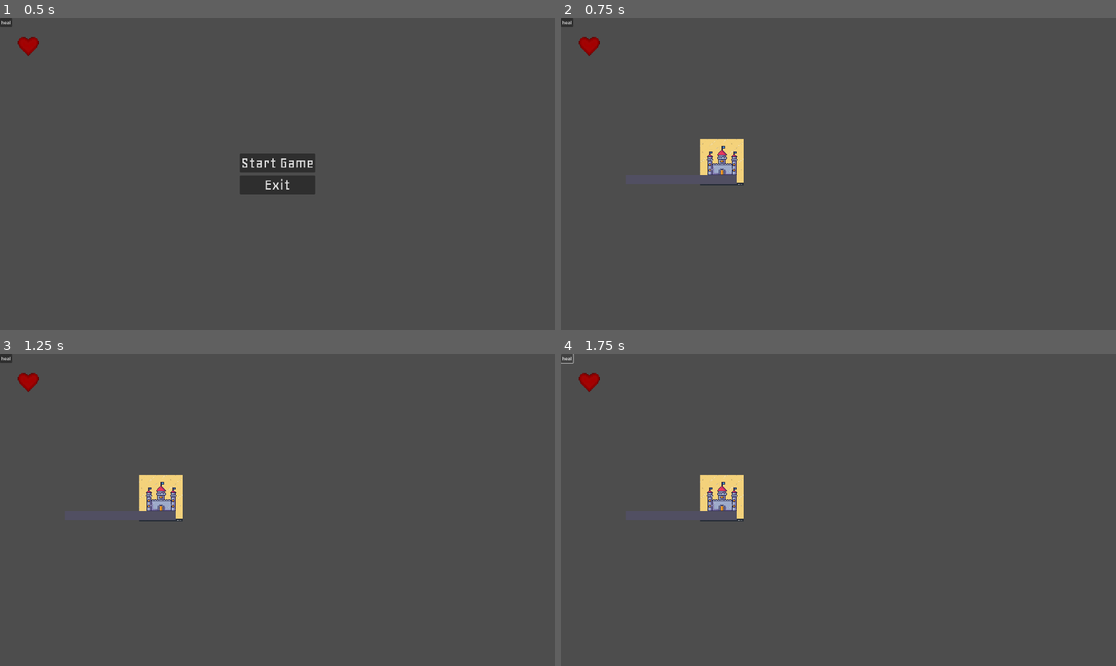
Above: before the commit, frames 1-4 (two rows, left to right).
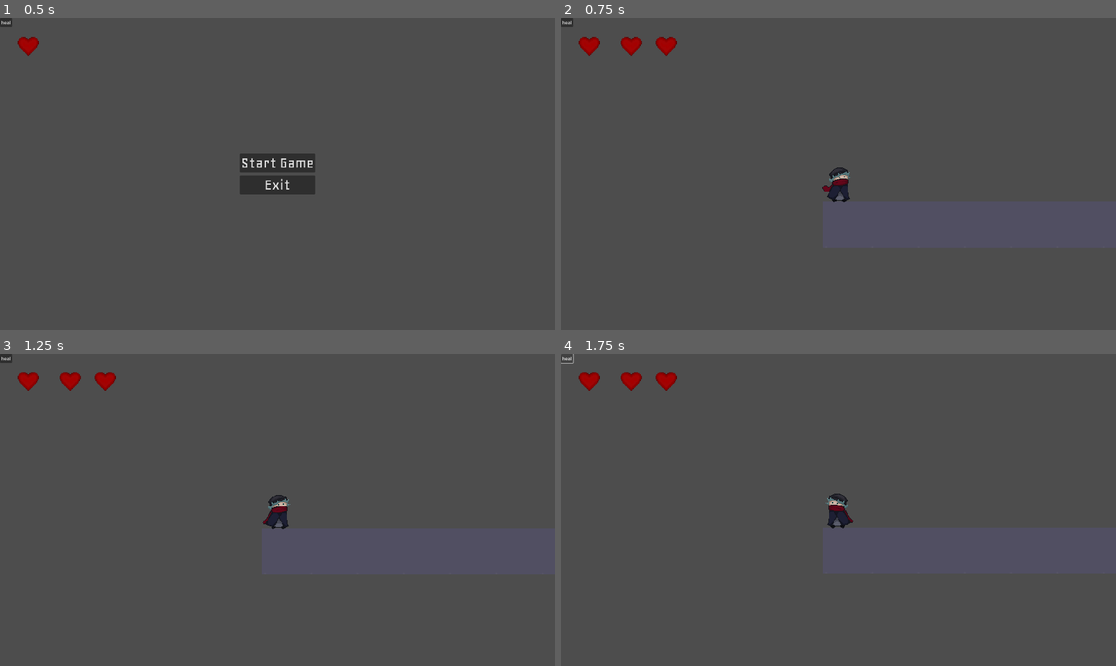
Above: after the commit, the same moments.

Repository: FirePowerGH/EchoesOfSteel
Game: Godot game, scene res://game/ui/menu/main_menu/main_menu.tscn
The game is run twice, just before and just after one commit, with the same random seed, the same clock (stepped at 60 frames per second) and the same inputs.
Inputs:
- Up to frame 1 (0.5 s): no input
- Up to frame 2 (0.75 s): click "Start Game" at 0.5 s
- Up to frame 3 (1.25 s): no input
- Up to frame 4 (1.75 s): click "heal" at 1.25 s

Frame 1 is identical in both runs. In frame 2, 1.6% of the frame differs, in the area x 10-98%, y 6-74%; in frame 3, 1.7%; in frame 4, 1.7%, in the area x 3-98%, y 5-71%.
Error before the commit: Invalid access to property or key 'hp' on a base object of type 'null instance'. (res://game/world/overworld/world1/initHearts.gd:5)

Commit message:
fiksa at least levels n shit

Diff:
--- a/common/scripts/next_level.tscn
+++ b/common/scripts/next_level.tscn
@@ -1,16 +1,15 @@
-[gd_scene load_steps=3 format=3 uid="uid://b0n6vej3wxsod"]
+[gd_scene load_steps=3 format=3 uid="uid://dxqvmfwm23gx7"]
 
-[ext_resource type="Script" path="res://common/next_level.gd" id="1_ejmek"]
+[ext_resource type="Script" path="res://next_level.gd" id="1_tjy70"]
 
-[sub_resource type="RectangleShape2D" id="RectangleShape2D_hi7rb"]
-size = Vector2(1, 5.75)
+[sub_resource type="RectangleShape2D" id="RectangleShape2D_jnhyn"]
+size = Vector2(20, 203)
 
 [node name="nextLevel" type="Area2D"]
 collision_layer = 0
-script = ExtResource("1_ejmek")
+script = ExtResource("1_tjy70")
 
 [node name="CollisionShape2D" type="CollisionShape2D" parent="."]
-scale = Vector2(20, 20)
-shape = SubResource("RectangleShape2D_hi7rb")
+shape = SubResource("RectangleShape2D_jnhyn")
 
 [connection signal="body_entered" from="." to="." method="_on_body_entered"]
--- a/common/scripts/start_dungeon.gd
+++ b/common/scripts/start_dungeon.gd
@@ -1,4 +1,4 @@
 extends Area2D
 
-func _on_body_entered(_body: Node2D) -> void:
+func _on_body_entered(body: Node2D) -> void:
 	get_tree().change_scene_to_file.call_deferred("res://game/world/dungeon/rooms/start_level.tscn")
--- a/common/scripts/start_dungeon.tscn
+++ b/common/scripts/start_dungeon.tscn
@@ -1,16 +1,15 @@
-[gd_scene load_steps=3 format=3 uid="uid://b3v4bqm2rnaeq"]
+[gd_scene load_steps=3 format=3 uid="uid://c3ojtog3j5edf"]
 
-[ext_resource type="Script" path="res://common/start_dungeon.gd" id="1_ojw75"]
+[ext_resource type="Script" path="res://common/scripts/start_dungeon.gd" id="1_teir4"]
 
-[sub_resource type="RectangleShape2D" id="RectangleShape2D_xw14l"]
-size = Vector2(1, 5.75)
+[sub_resource type="RectangleShape2D" id="RectangleShape2D_f2afb"]
+size = Vector2(20, 203)
 
 [node name="startDungeon" type="Area2D"]
 collision_layer = 0
-script = ExtResource("1_ojw75")
+script = ExtResource("1_teir4")
 
 [node name="CollisionShape2D" type="CollisionShape2D" parent="."]
-scale = Vector2(20, 20)
-shape = SubResource("RectangleShape2D_xw14l")
+shape = SubResource("RectangleShape2D_f2afb")
 
 [connection signal="body_entered" from="." to="." method="_on_body_entered"]
--- a/game/entities/player/player.tscn
+++ b/game/entities/player/player.tscn
@@ -1,10 +1,11 @@
-[gd_scene load_steps=21 format=3 uid="uid://sxwxwnqvibvf"]
+[gd_scene load_steps=22 format=3 uid="uid://sxwxwnqvibvf"]
 
 [ext_resource type="Texture2D" uid="uid://bluw2ggxmxby1" path="res://game/entities/player/sprites/CharlieJumpFall.png" id="1_n5v76"]
 [ext_resource type="Texture2D" uid="uid://bcetc4sgh0wom" path="res://game/entities/player/sprites/IdleSprite.png" id="1_pn68t"]
 [ext_resource type="Texture2D" uid="uid://bsn4oprh4bser" path="res://game/entities/player/sprites/spriteSheetWalkStand.png" id="1_r4c8x"]
 [ext_resource type="PackedScene" uid="uid://3g5cpr5p6166" path="res://game/entities/player/sword.tscn" id="4_3ym6u"]
 [ext_resource type="Script" path="res://game/entities/player/playerHurtbox.gd" id="5_rpesr"]
+[ext_resource type="PackedScene" uid="uid://boawpakqpb38p" path="res://game/ui/menu/escape/escape.tscn" id="6_xseyl"]
 
 [sub_resource type="GDScript" id="GDScript_hhx74"]
 script/source = "extends CharacterBody2D
@@ -286,7 +287,7 @@
 collision_mask = 16
 floor_constant_speed = true
 script = SubResource("GDScript_hhx74")
-hp = 5
+hp = 3
 metadata/_edit_group_ = true
 
 [node name="AnimatedSprite2D" type="AnimatedSprite2D" parent="."]
@@ -327,7 +328,6 @@
 wait_time = 0.25
 one_shot = true
 
-[node name="playerMenu" parent="." instance=ExtResource("5_ac034")]
 [node name="hurtbox" type="Area2D" parent="."]
 collision_mask = 8
 script = ExtResource("5_rpesr")
@@ -336,4 +336,6 @@
 position = Vector2(1, 1)
 shape = SubResource("CapsuleShape2D_nbvxb")
 
+[node name="playerMenu" parent="." instance=ExtResource("6_xseyl")]
+
 [connection signal="area_entered" from="hurtbox" to="hurtbox" method="_on_area_entered"]
--- a/game/world/dungeon/rooms/start_level.tscn
+++ b/game/world/dungeon/rooms/start_level.tscn
@@ -1,7 +1,7 @@
 [gd_scene load_steps=6 format=4 uid="uid://comljrqoyrxet"]
 
 [ext_resource type="Texture2D" uid="uid://mkl64b7hukgw" path="res://game/world/overworld/test_world/sprites/Block_tilesheet.png" id="1_emypb"]
-[ext_resource type="PackedScene" uid="uid://b0n6vej3wxsod" path="res://common/next_level.tscn" id="2_65ex6"]
+[ext_resource type="PackedScene" uid="uid://dxqvmfwm23gx7" path="res://common/scripts/next_level.tscn" id="2_65ex6"]
 [ext_resource type="PackedScene" uid="uid://sxwxwnqvibvf" path="res://game/entities/player/player.tscn" id="3_qqjj1"]
 
 [sub_resource type="TileSetAtlasSource" id="TileSetAtlasSource_cd4rm"]
@@ -29,8 +29,8 @@
 tile_map_data = PackedByteArray("AAAAACMAAAAAAAAAAAABACMAAAAAAAAAAAACACMAAAAAAAAAAAADACMAAAAAAAAAAAAEACMAAAAAAAAAAAAFAC …(2160 unchanged characters)…
 tile_set = SubResource("TileSet_ixm2s")
 
-[node name="nextLevel" parent="." instance=ExtResource("2_65ex6")]
-position = Vector2(1143, 497)
-
 [node name="Player" parent="." instance=ExtResource("3_qqjj1")]
 position = Vector2(26, 488)
+
+[node name="nextLevel" parent="." instance=ExtResource("2_65ex6")]
+position = Vector2(1144, 471)
--- a/game/world/overworld/test_world/dungeonTypeShit.tscn
+++ b/game/world/overworld/test_world/dungeonTypeShit.tscn
@@ -2,9 +2,9 @@
 
 [ext_resource type="Texture2D" uid="uid://mkl64b7hukgw" path="res://game/world/overworld/test_world/sprites/Block_tilesheet.png" id="1_84ppb"]
 [ext_resource type="PackedScene" uid="uid://sxwxwnqvibvf" path="res://game/entities/player/player.tscn" id="2_d5jgo"]
-[ext_resource type="PackedScene" path="res://common/start_dungeon.tscn" id="3_sl28e"]
 [ext_resource type="PackedScene" uid="uid://nnf8kmff48wc" path="res://game/entities/enemies/meele/tiktik/tiktik.tscn" id="4_ob3np"]
 [ext_resource type="PackedScene" uid="uid://riejkoadagrj" path="res://game/entities/enemies/ranged/turret/turret.tscn" id="5_kyjjg"]
+[ext_resource type="PackedScene" uid="uid://c3ojtog3j5edf" path="res://common/scripts/start_dungeon.tscn" id="6_4vtey"]
 
 [sub_resource type="TileSetAtlasSource" id="TileSetAtlasSource_2r1ga"]
 texture = ExtResource("1_84ppb")
@@ -44,9 +44,6 @@
 [node name="Player" parent="." instance=ExtResource("2_d5jgo")]
 position = Vector2(428, 167)
 
-[node name="startDungeon" parent="." instance=ExtResource("3_sl28e")]
-position = Vector2(677, 163)
-
 [node name="Tiktik" parent="." instance=ExtResource("4_ob3np")]
 position = Vector2(563, 287)
 
@@ -55,3 +52,6 @@
 
 [node name="Tiktik2" parent="." instance=ExtResource("4_ob3np")]
 position = Vector2(611, 204)
+
+[node name="startDungeon" parent="." instance=ExtResource("6_4vtey")]
+position = Vector2(686, 120)
--- a/common/scripts/next_level.gd
+++ b/next_level.gd
@@ -3,6 +3,6 @@
 func _ready() -> void:
 	randomize()
 
-func _on_body_entered(_body: Node2D) -> void:
+func _on_body_entered(body: Node2D) -> void:
 	var roomNum = randi() % 10
 	get_tree().change_scene_to_file.call_deferred("res://game/world/dungeon/rooms/room%s.tscn" % [str(roomNum)])
Not shown: 1 places in game/ui/default_theme.tres that only renumber resources
Not shown: 1 places in game/ui/menu/escape/escape.tscn that only renumber resources
